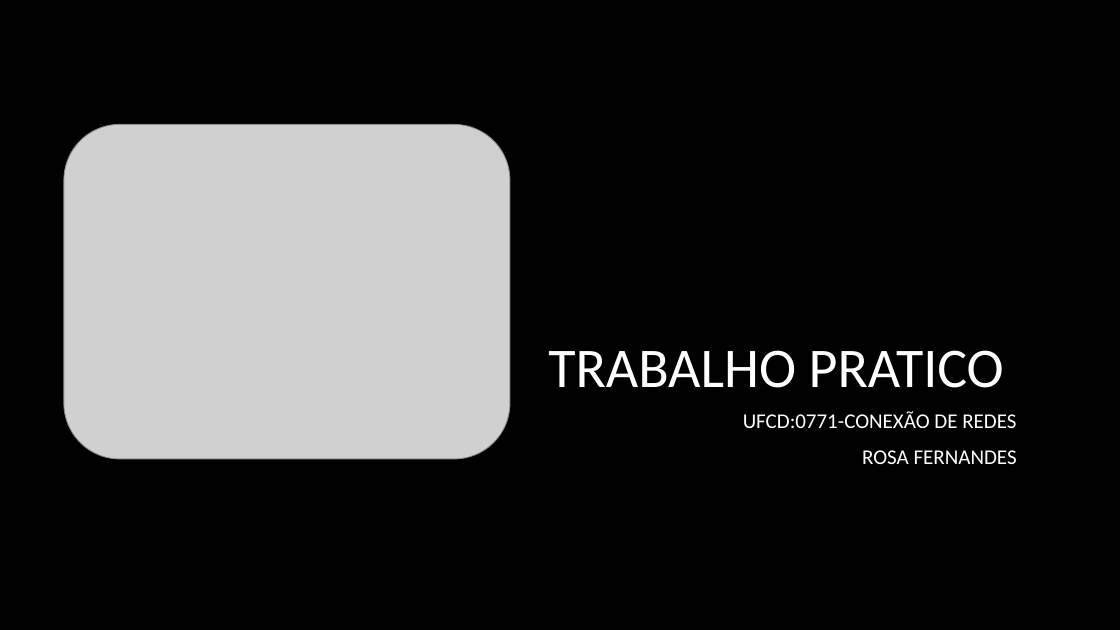
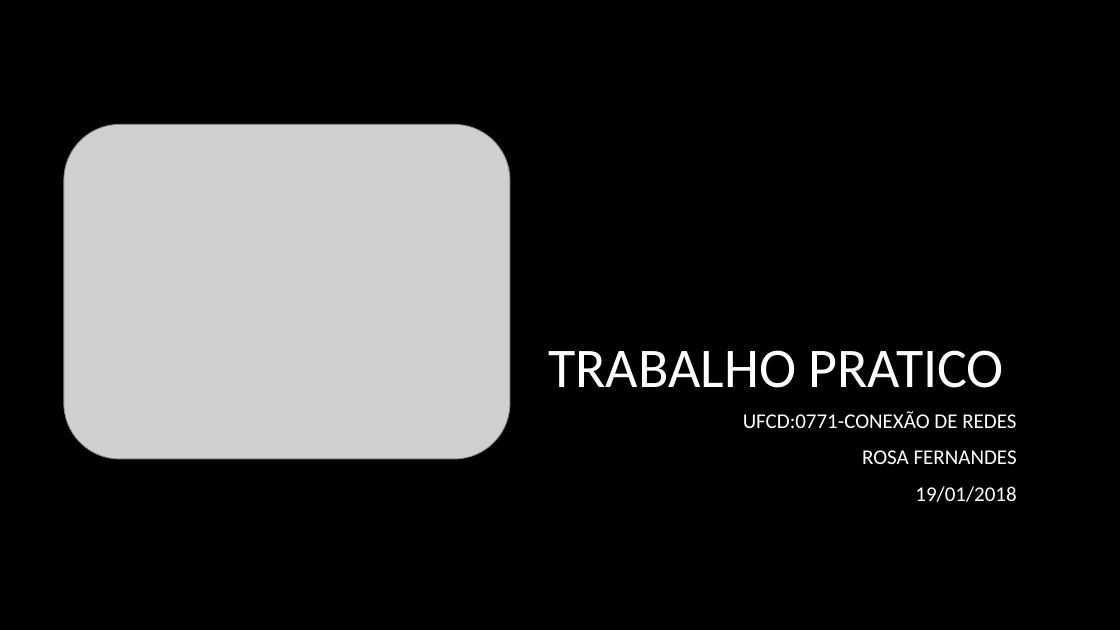
Before and after one commit to RosaFernandes/RosaFernandes, a slide deck: slide 1 of Trabalho pratico.pptx. Drawn at 1120x630 pixels with LibreOffice and Linux fonts; fonts in the diff are those of the drawing; grey boxes stand for pictures; background and template pictures are left out. Boxes give left, top, right and bottom in pixels: in the first picture for what was removed or moved away, otherwise in the second. Text is boxed around its words. In the diff, an @@ line names an element or a change of style, - is before the commit and + after.

Commit message:
trabalho powerpoint

```diff
--- a/Trabalho pratico.pptx
+++ b/Trabalho pratico.pptx
@@ subtitle at bbox=[915, 486, 1016, 502]: paragraph added @@
+19/01/2018
```
